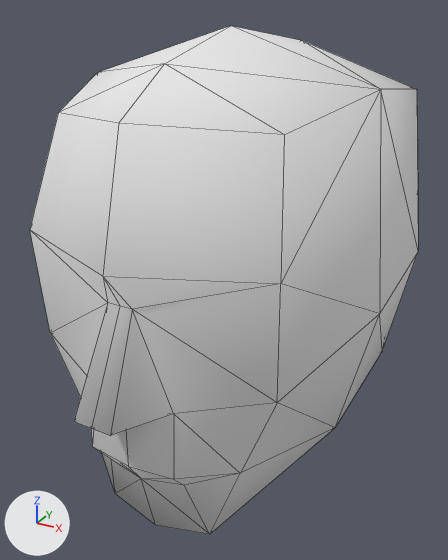
What one commit did to the FBX model Assets/Model/Head_01.fbx.
Camera for both pictures: a camera (50 mm lens) standing at (0.352, -0.667, 0.284) and looking at (-0.003, -0.022, -0.039). The axes (+X, +Y, +Z) are drawn at lower left. The lights are the same throughout. The picture after the commit comes second. Mesh edges are drawn as thin lines. Where no turn or scale is listed for an object, it has been applied to the vertices.

Names of what the first picture shows: 'Head'.
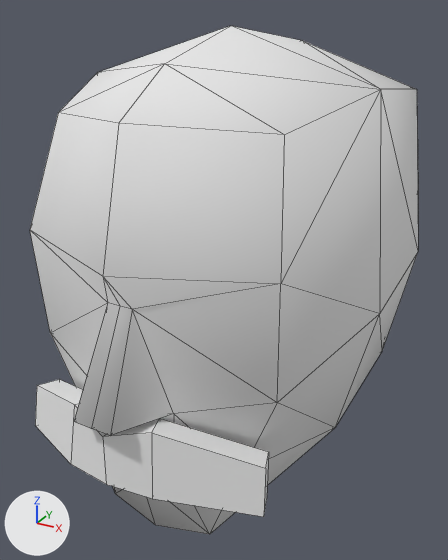
Pixel boxes [x1, y1, x2, y2] of what changed, in the pictures (448 x 560 px):
'Mustache', added: after [35, 379, 269, 517]

What changed in the scene script:
```text
Add me_cube_010:
    me_cube_010.from_pydata(...)  # 20 vertices, 18 faces; spans x -0.155..0.155, y -0.015..0.076, z -0.049..0.044
    me_cube_010.materials.append(mat_body)  # white #e7e7e7
Add ob_mustache:
    ob_mustache = bpy.data.objects.new('Mustache', me_cube_010)
    ob_mustache.location = (0.0, -0.267, -0.142)
```
